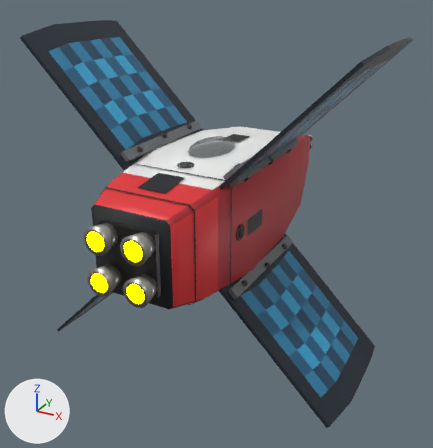
One commit to the glTF model ThoriumGap_JS/models/Ship_Crosspanel_2.glb: the scene before it, then after it.
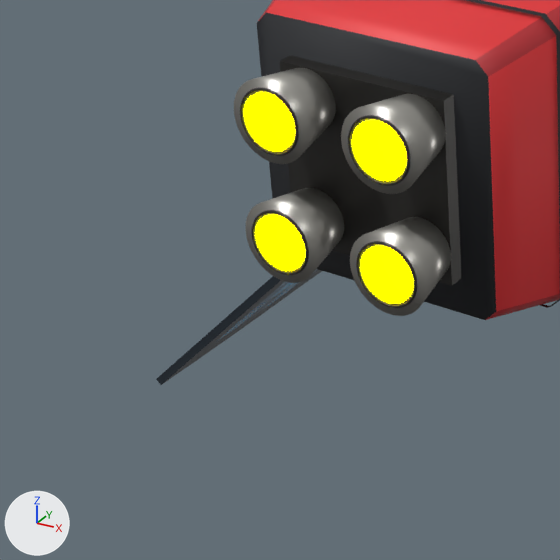
Each version appears first whole from a 50 mm lens placed at (4.73, -9.31, 3.86), pointed at (-0.19, -0.37, -0.61), and next in a close-up on the part from 1% to 45% of the width and 45% to 87% of the height. The lights are fixed; the arrows at lower left show +X, +Y and +Z. The older version's two pictures come first. Where no turn or scale is listed for an object, it has been applied to the vertices.

In view in the first close-up: 'EngineBell_LowerLeft_TaperedSquareClusterNozzle', 'EngineBell_LowerRight_TaperedSquareClusterNozzle', 'EngineBell_UpperLeft_TaperedSquareClusterNozzle', 'EngineBell_UpperRight_TaperedSquareClusterNozzle', 'EngineDeck_SquareAftManifold', 'EngineEmitter', 'EngineNozzleExitRim_UpperLeft', 'EngineNozzleExitRim_UpperRight', 'Fuselage_SquareBody', 'SolarPanelWing_LowerLeftRidge_RectangularPhotovoltaicGrid' and 3 more.
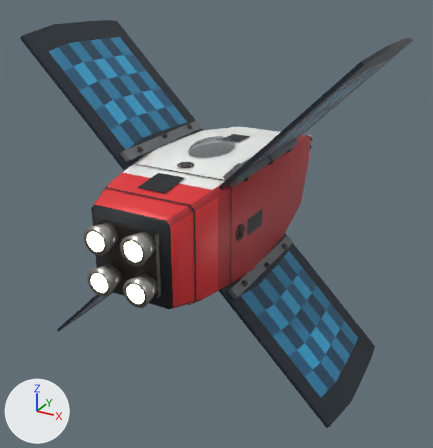
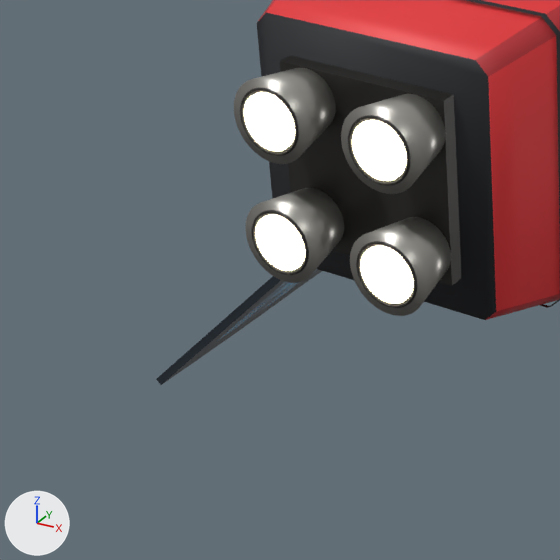
What differs and where, as boxes [x1, y1, x2, y2] in the close-ups (560 x 560 px):
'EngineEmitter', recoloured (yellow to beige): [244, 92, 414, 304] in both

Patch to the scene script:
```diff
--- a/ThoriumGap_JS/models/Ship_Crosspanel_2.glb.py
+++ b/ThoriumGap_JS/models/Ship_Crosspanel_2.glb.py
@@ mat_engineglow @@
 mat_engineglow.roughness = 1.0
-mat_engineglow.emission_color = (1.0, 1.0, 0.0)  # yellow #ffff00
+mat_engineglow.emission_color = (0.62, 0.57, 0.4)  # beige #cec7aa
 mat_engineglow.emission_strength = 8.0
```
